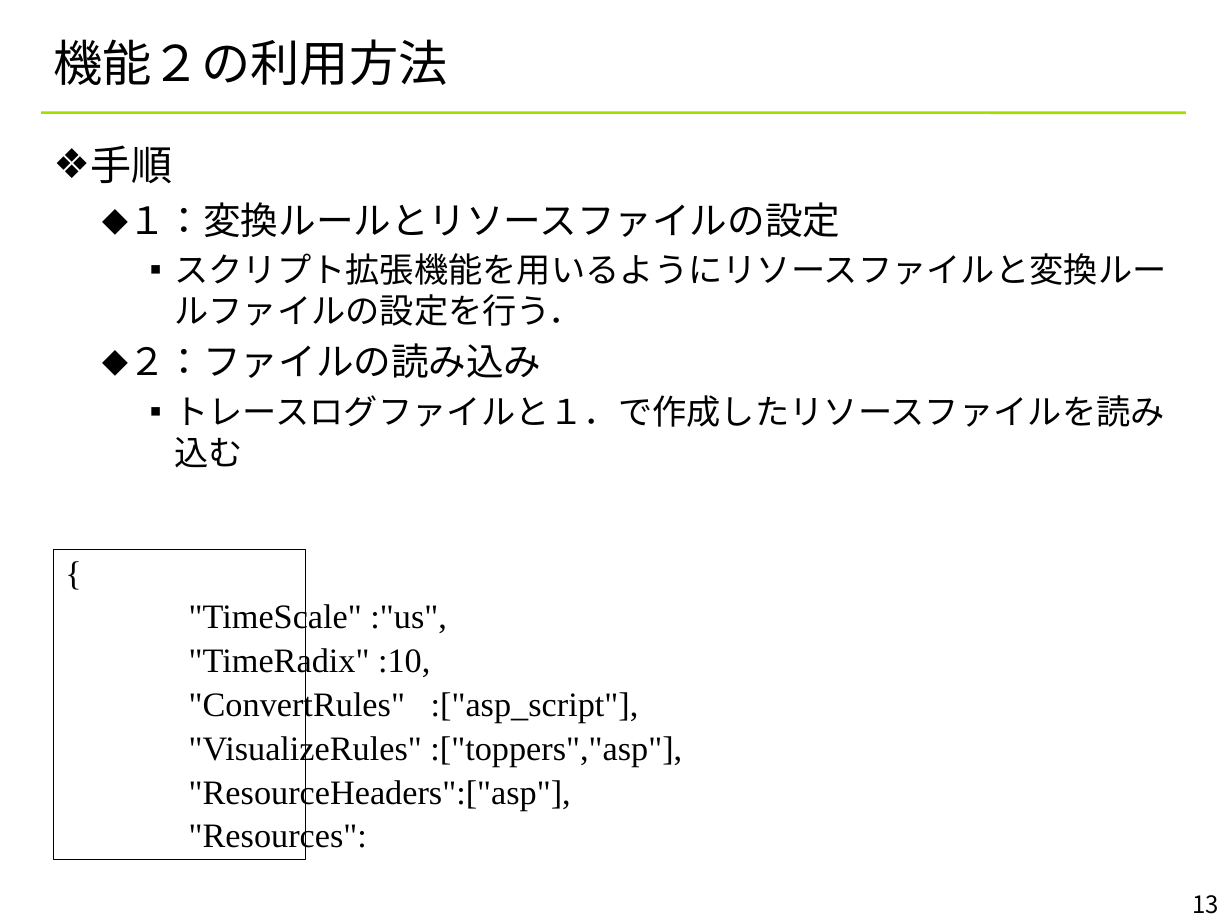
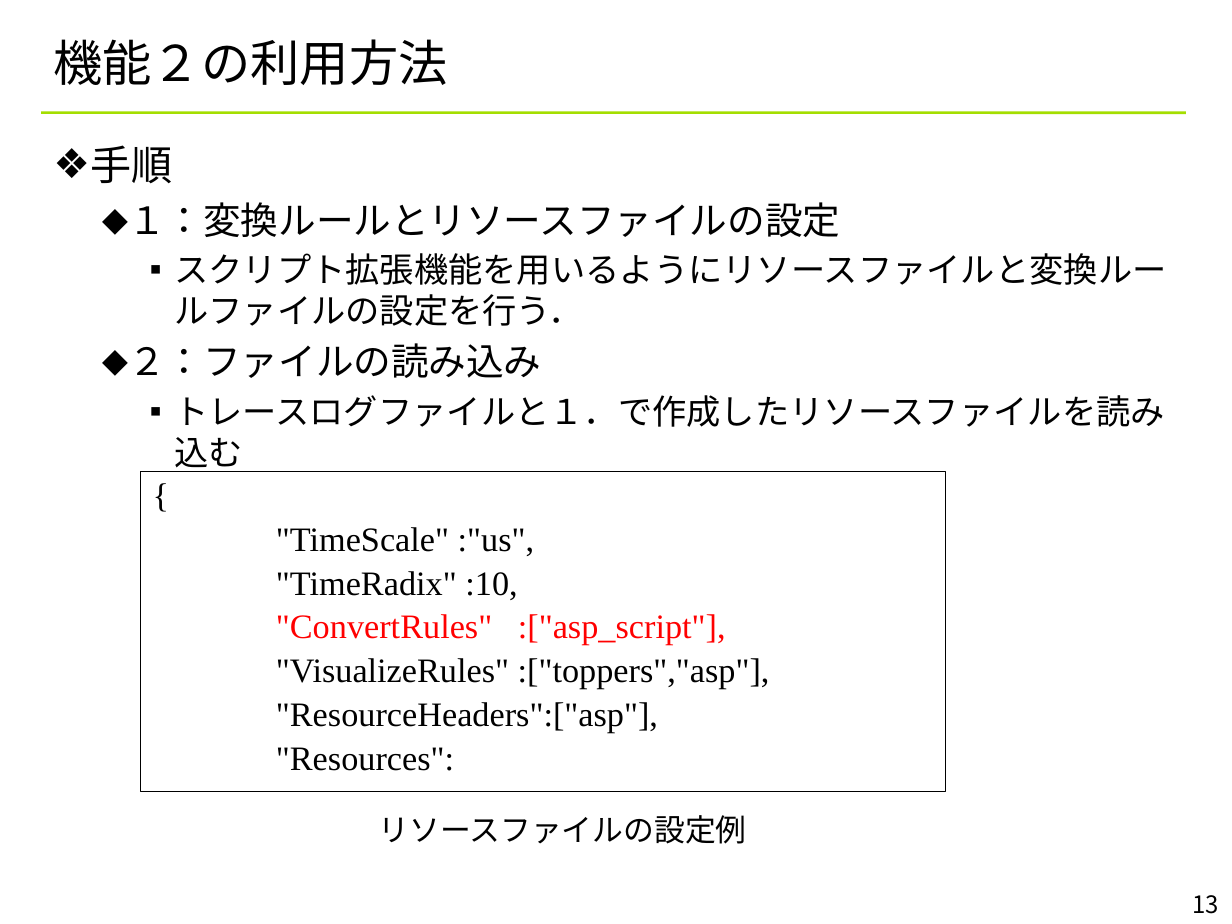
Before and after one commit to YixiaoLi/tlv4mc, a slide deck: slide 13 of doc/converter_manual.pptx. Drawn at 1232x924 pixels with LibreOffice and Linux fonts; fonts in the diff are those of the drawing; background and template pictures are left out. Boxes give left, top, right and bottom in pixels: in the first picture for what was removed or moved away, otherwise in the second. Text is boxed around its words. In the diff, an @@ line names an element or a change of style, - is before the commit and + after.

```diff
--- a/doc/converter_manual.pptx
+++ b/doc/converter_manual.pptx
@@ rectangle "{": place and size @@
-rectangle "{" at <box>53,549,306,860</box>
+rectangle "{" at <box>140,472,946,792</box>
@@ text in rectangle at <box>276,614,726,645</box>: text colour #000000 to #FF0000 in ""ConvertRules" :["asp_script"]," @@
@@ text added at <box>379,815,747,844</box>, 18 pt, text #000000 @@
+リソースファイルの設定例
```
Also in this commit, not shown: 5 other slides changed.
